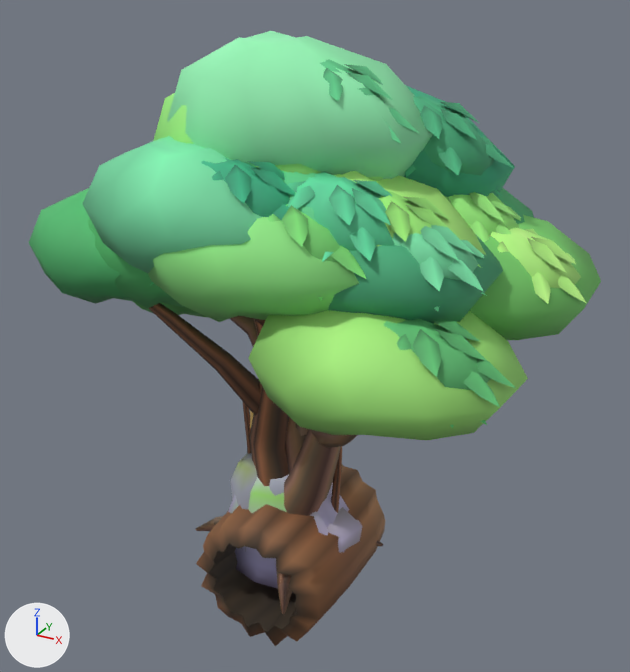
What one commit did to the glTF model assets/forest/bosque.glb.
Both versions are drawn from a 50 mm lens placed at (5.69, -9.64, 8.42), pointed at (0.23, 0.28, 3.46). The lights are fixed; the arrows at lower left show +X, +Y and +Z. The first picture is the older version.

The scene before the commit, as lines of its bpy script (objects in view):
```python
me_amieiro_pontas = bpy.data.meshes.new('Amieiro_Pontas')
me_amieiro_pontas.from_pydata(...)  # 1368 vertices, 1560 faces; spans x -1.5..3.11, y -2.34..1.75, z 4.8..7.28
me_amieiro_pontas.materials.append(mat_pigmentos_do_bosque)
me_aveleira_copa_economica = bpy.data.meshes.new('Aveleira_Copa_economica')
me_aveleira_copa_economica.from_pydata(...)  # 240 vertices, 464 faces; spans x -3.45..3.87, y -2.66..2.82, z 3.27..6.19
me_aveleira_copa_economica.materials.append(mat_pigmentos_do_bosque)
me_carvalho_copa_economica = bpy.data.meshes.new('Carvalho_Copa_economica')
me_carvalho_copa_economica.from_pydata(...)  # 240 vertices, 464 faces; spans x -3.5..2.99, y -2.52..2.91, z 3.95..7.14
me_carvalho_copa_economica.materials.append(mat_pigmentos_do_bosque)
ob_amieiro_pontas = bpy.data.objects.new('Amieiro_Pontas', me_amieiro_pontas)
ob_amieiro_pontas.location = (0.0, 0.0, 0.0)
ob_aveleira_copa_economica = bpy.data.objects.new('Aveleira_Copa_economica', me_aveleira_copa_economica)
ob_aveleira_copa_economica.location = (0.0, 0.0, 0.0)
ob_carvalho_copa_economica = bpy.data.objects.new('Carvalho_Copa_economica', me_carvalho_copa_economica)
ob_carvalho_copa_economica.location = (0.0, 0.0, 0.0)
# also in view: 'Aveleira_Pontas' at (0.77, -0.29, 4.89); 'Aveleira_Tronco' at (0.15, 0.02, 2.3); 'Pedra_fendida' at (0.0, -0.03, 0.64); 'Amieiro_Copa_economica' at (0.26, 0.19, 5.9); 'Carvalho_Copa' at (-0.26, 0.13, 5.52)
```
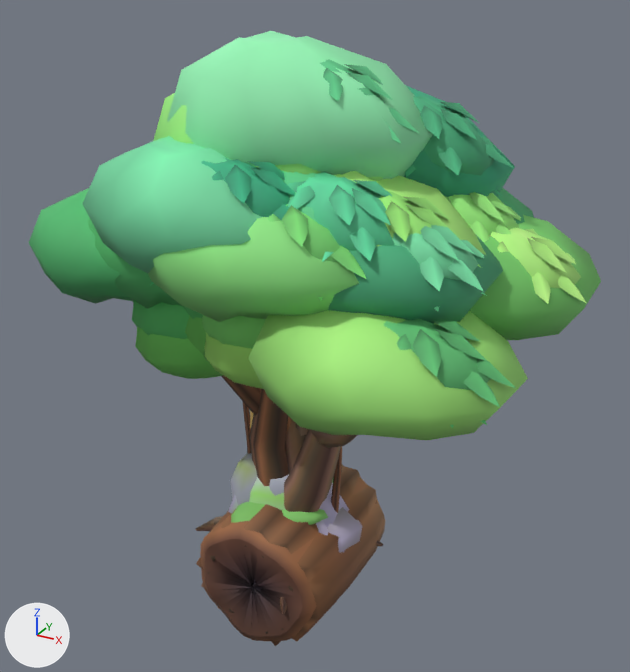
Pixel boxes (x1, y1, x2, y2) of what changed, in the pictures (630 x 672 px):
'Tronco_Chibi', added (brown)
    after: (200, 477, 378, 641)
'Aveleira_Chibi_Copa', added (green)
    after: (135, 315, 262, 389)
'Carvalho_Chibi_Copa', added (green)
    after: (132, 300, 266, 349)
'Aveleira_Chibi_Copa_economica', added
    after: (144, 317, 264, 389)
'Carvalho_Chibi_Copa_economica', added
    after: (133, 301, 254, 347)

What the commit changed:
Mesh me_tronco_chibi is new.
It has 616 vertices, 1216 faces and spans x -0.94..1.0, y -1.26..1.26, z -1.0..1.08.
It uses material mat_pigmentos_do_bosque.
Mesh me_aveleira_chibi_copa is new.
It has 784 vertices, 1540 faces and spans x -2.15..2.19, y -1.66..1.93, z 2.83..5.12.
It uses material mat_pigmentos_do_bosque.
Mesh me_aveleira_chibi_copa_economica is new.
It has 240 vertices, 464 faces and spans x -2.14..2.21, y -1.65..1.51, z 2.84..5.1.
It uses material mat_pigmentos_do_bosque.
Mesh me_carvalho_chibi_copa is new.
It has 784 vertices, 1540 faces and spans x -2.17..2.2, y -1.67..1.95, z 3.23..5.52.
It uses material mat_pigmentos_do_bosque.
Mesh me_carvalho_chibi_copa_economica is new.
It has 240 vertices, 464 faces and spans x -2.16..2.22, y -1.67..1.52, z 3.24..5.5.
It uses material mat_pigmentos_do_bosque.
Object 'Tronco_Chibi' (ob_tronco_chibi) is new; it shows me_tronco_chibi.
Its location is (0.0, 0.0, 0.0).
Object 'Aveleira_Chibi_Copa' (ob_aveleira_chibi_copa) is new; it shows me_aveleira_chibi_copa.
Its location is (0.0, 0.0, 0.0).
Object 'Aveleira_Chibi_Copa_economica' (ob_aveleira_chibi_copa_economica) is new; it shows me_aveleira_chibi_copa_economica.
Its location is (0.0, 0.0, 0.0).
Object 'Carvalho_Chibi_Copa' (ob_carvalho_chibi_copa) is new; it shows me_carvalho_chibi_copa.
Its location is (0.0, 0.0, 0.0).
Object 'Carvalho_Chibi_Copa_economica' (ob_carvalho_chibi_copa_economica) is new; it shows me_carvalho_chibi_copa_economica.
Its location is (0.0, 0.0, 0.0).
